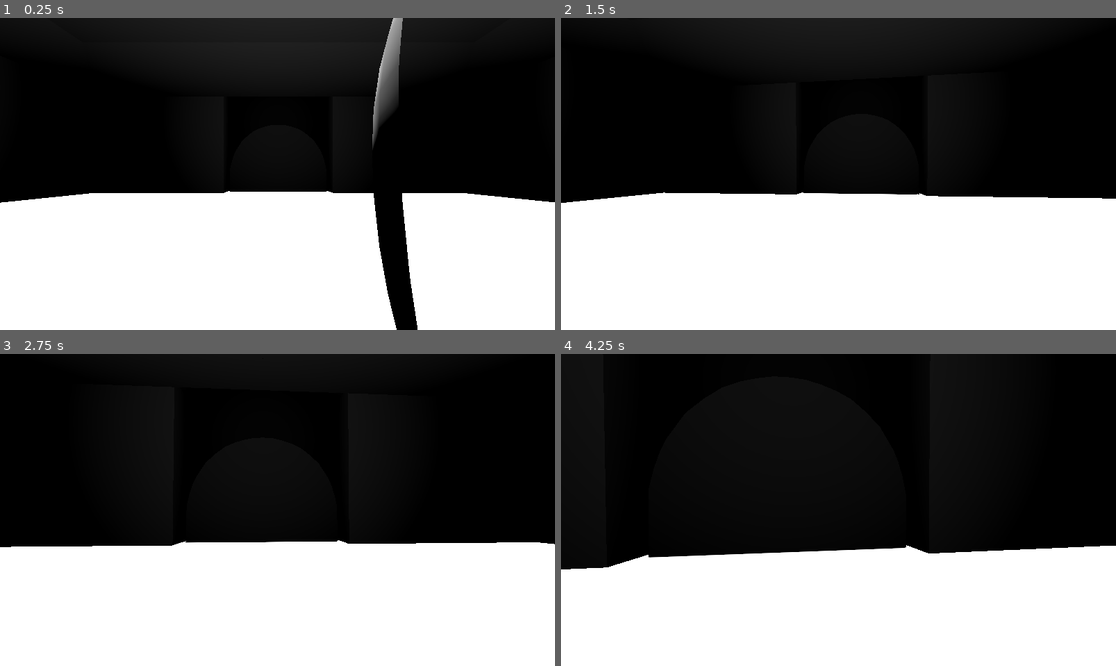
Above: before the commit, frames 1-4 (two rows, left to right).
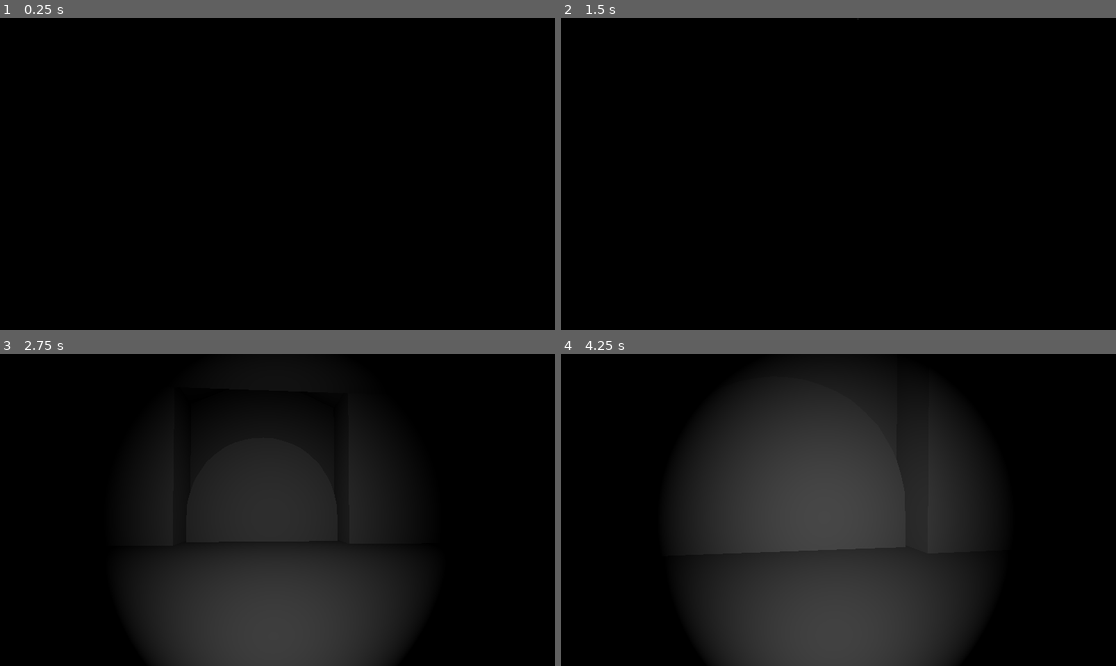
Above: after the commit, the same moments.

Repository: Fabricio-Romero/Juego_3D_Terror
Game: Godot game, scene res://Escenas/main.tscn
Two runs of this game, one before a commit and one after it. Both use one fixed random seed, a clock stepped at 60 frames per second and the inputs below.
Inputs (mouse positions are in pixels of both pictures, inside the frame that each line leads up to):
- Up to frame 1 (0.25 s): no input
- Up to frame 2 (1.5 s): tap Enter at 0.5 s; move the mouse to (866, 174) at 0.52 s; hold F (turn_light, bound only after the commit) 0.53-1.28 s; hold Up (move_forward) from 0.53 s (still down); tap Space (jump) at 0.77 s; move the mouse to (810, 174) at 1.27 s; tap F (turn_light, bound only after the commit) at 1.35 s
- Up to frame 3 (2.75 s): keep holding Up (move_forward); tap Space (jump) at 1.52 s; move the mouse to (288, 503) at 2.02 s; hold F (turn_light, bound only after the commit) from 2.03 s (still down)
- Up to frame 4 (4.25 s): keep holding Up (move_forward); move the mouse to (832, 516) at 2.77 s; release F (turn_light, bound only after the commit) at 2.78 s; tap F (turn_light, bound only after the commit) at 2.85 s; tap Space (jump) at 3.02, 3.77 s; move the mouse to (877, 513) at 3.52 s; hold F (turn_light, bound only after the commit) from 3.53 s (still down)

The runs differ from the first frame. In frame 1, 48% of the frame differs, in the area x 0-100%, y 0-100%; in frame 2, 44%; in frame 3, 45%; in frame 4, 56%, in the area x 0-100%, y 9-100%.

Commit message:
Se agrego la linterna

Diff:
--- /dev/null
+++ b/Escenas/Linterna.tscn
@@ -0,0 +1,15 @@
+[gd_scene format=3 uid="uid://dslxus0afb3s6"]
+
+[ext_resource type="Script" uid="uid://b4i8tgc8xaek0" path="res://Linterna.gd" id="1_msvvr"]
+[ext_resource type="PackedScene" uid="uid://cpiq3vfeqyw2" path="res://Assets/Modelos3D/linterna.fbx" id="2_hwtji"]
+
+[node name="NodeLinterna" type="Node3D" unique_id=1796838293]
+script = ExtResource("1_msvvr")
+
+[node name="linterna" parent="." unique_id=1099619611 instance=ExtResource("2_hwtji")]
+
+[node name="SpotLight3D" type="SpotLight3D" parent="linterna" unique_id=1147494704]
+transform = Transform3D(1, 0, 0, 0, -1, 8.742278e-08, 0, -8.742278e-08, -1, 0, 0, 0.07331827)
+visible = false
+spot_range = 29.171
+spot_angle = 42.08
--- a/Escenas/jugador.tscn
+++ b/Escenas/jugador.tscn
@@ -2,6 +2,7 @@
 
 [ext_resource type="Script" uid="uid://cxco1ud6e18dg" path="res://Escenas/jugador.gd" id="1_pd7u1"]
 [ext_resource type="PackedScene" uid="uid://du4xmypgn8ujq" path="res://Assets/Modelos3D/elCulon.fbx" id="2_pd7u1"]
+[ext_resource type="PackedScene" uid="uid://dslxus0afb3s6" path="res://Escenas/Linterna.tscn" id="3_ewkf5"]
 
 [sub_resource type="CapsuleShape3D" id="CapsuleShape3D_pd7u1"]
 radius = 0.15136719
@@ -16,10 +17,10 @@
 tracks/0/interp = 1
 tracks/0/loop_wrap = true
 tracks/0/keys = {
-"times": PackedFloat32Array(0, 0.26666668, 0.5, 0.76666665, 1),
+"times": PackedFloat32Array(0, 0.25, 0.5, 0.75, 1),
 "transitions": PackedFloat32Array(1, 1, 1, 1, 1),
 "update": 0,
-"values": [Vector3(0, 1.7, 0), Vector3(0.025, 1.65, 0), Vector3(0.05, 1.7, 0), Vector3(0.025, 1.65, 0), Vector3(0, 1.7, 0)]
+"values": [Vector3(0, 1.7, 0), Vector3(0.04, 1.66, 0), Vector3(0, 1.7, 0), Vector3(-0.04, 1.65, 0), Vector3(0, 1.7, 0)]
 }
 
 [sub_resource type="Animation" id="Animation_ewkf5"]
@@ -58,6 +59,10 @@
 
 [node name="Camera3D" type="Camera3D" parent="CameraPivot" unique_id=1072162422]
 transform = Transform3D(-1, 0, -8.742278e-08, 0, 1, 0, 8.742278e-08, 0, -1, 0.1, 1.7, 0)
+current = true
+
+[node name="NodeLinterna" parent="CameraPivot/Camera3D" unique_id=1796838293 instance=ExtResource("3_ewkf5")]
+transform = Transform3D(-1, 0, -8.742278e-08, 0, 1, 0, 8.742278e-08, 0, -1, -0.08703243, -0.51107323, -7.608616e-09)
 
 [node name="AnimationPlayer" type="AnimationPlayer" parent="." unique_id=1915985428]
 libraries/ = SubResource("AnimationLibrary_ut6g8")
--- a/Escenas/main.tscn
+++ b/Escenas/main.tscn
@@ -18,13 +18,4 @@
 [node name="escuela" parent="Escuela" unique_id=875977012 instance=ExtResource("1_vt1rs")]
 transform = Transform3D(1, 0, 0, 0, 1, 0, 0, 0, 1, 0, -4, 0)
 
-[node name="OmniLight3D" type="OmniLight3D" parent="Escuela" unique_id=2038143599]
-transform = Transform3D(1, 0, 0, 0, 1, 0, 0, 0, 1, 0, 11, 0)
-omni_range = 35.0
-
-[node name="DirectionalLight3D" type="DirectionalLight3D" parent="." unique_id=315241941]
-transform = Transform3D(1, 0, 0, 0, -4.371139e-08, 1, 0, -1, -4.371139e-08, 0, 0, 0)
-shadow_enabled = true
-
 [node name="Jugador" parent="." unique_id=707297157 instance=ExtResource("1_6lbni")]
-transform = Transform3D(1, 0, 0, 0, 1, 0, 0, 0, 1, 0, 1, 0)
--- /dev/null
+++ b/Linterna.gd
@@ -0,0 +1,21 @@
+extends Node3D
+
+var prendida = false
+
+@onready var spot_light_3d: SpotLight3D = $linterna/SpotLight3D
+
+# Called when the node enters the scene tree for the first time.
+func _ready() -> void:
+	pass # Replace with function body.
+
+func _input(event: InputEvent) -> void:
+	if event is InputEvent:
+		if event.is_action_pressed("turn_light"):
+			if prendida == false:
+				print("Linterna Prendida")
+				spot_light_3d.visible = true
+				prendida = true
+			else:
+				print("Linterna Apagada")
+				spot_light_3d.visible = false
+				prendida = false
--- a/project.godot
+++ b/project.godot
@@ -55,6 +55,11 @@
 , Object(InputEventJoypadButton,"resource_local_to_scene":false,"resource_name":"","device":-1,"button_index":0,"pressure":0.0,"pressed":false,"script":null)
 ]
 }
+turn_light={
+"deadzone": 0.2,
+"events": [Object(InputEventKey,"resource_local_to_scene":false,"resource_name":"","device":-1,"window_id":0,"alt_pressed":false,"shift_pressed":false,"ctrl_pressed":false,"meta_pressed":false,"pressed":false,"keycode":0,"physical_keycode":70,"key_label":0,"unicode":102,"location":0,"echo":false,"script":null)
+]
+}
 
 [physics]
 
Not shown, added: Linterna.gd.uid
